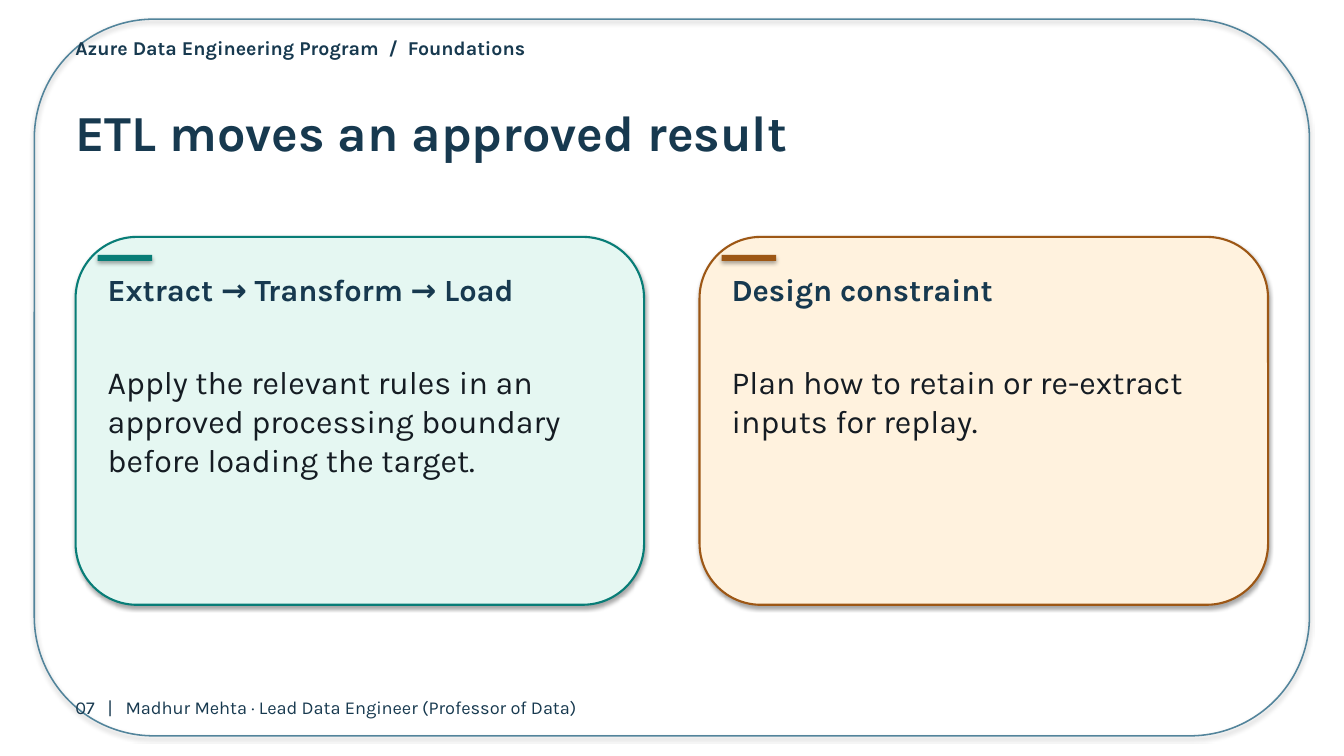
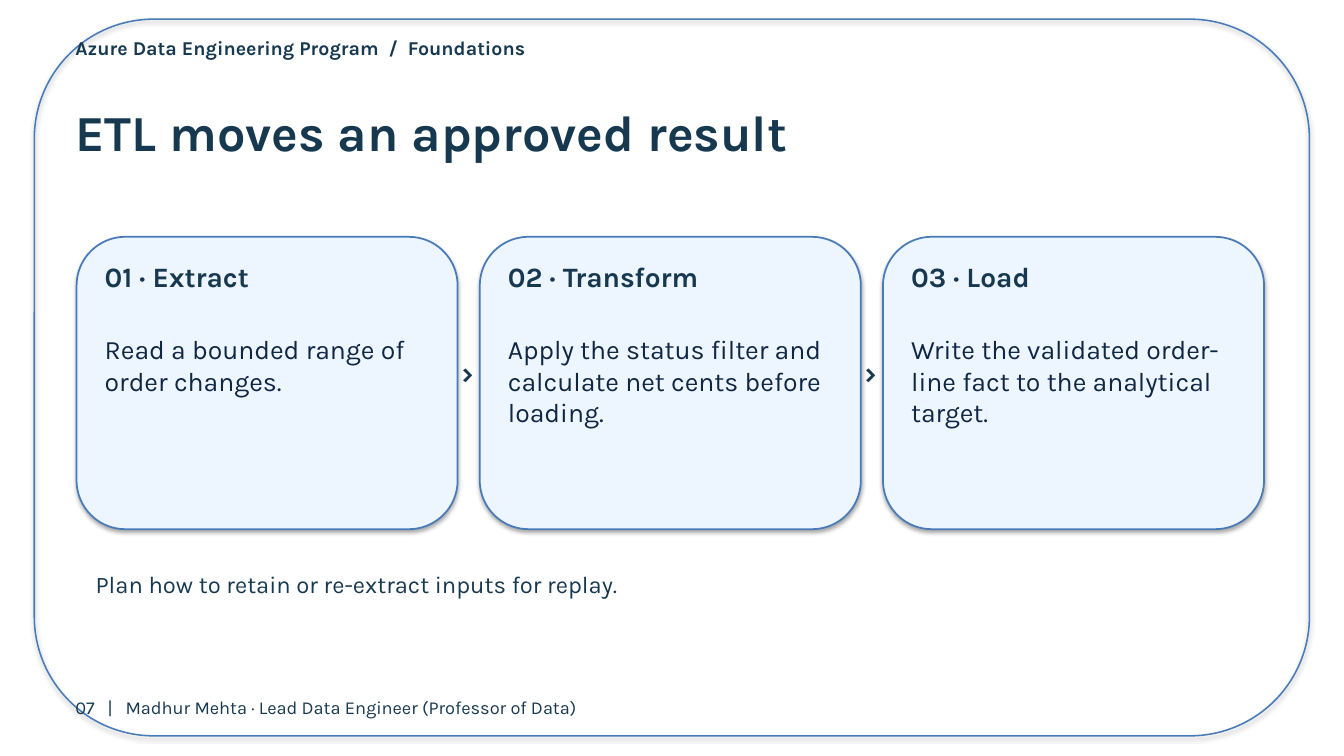
Before and after one commit to Techskills-Aus/azure-data-engineering, a slide deck: slide 7 of 01-data-engineering-foundations/02-oltp-olap-etl-elt/presentation/day02-processing.pptx. Drawn at 1344x756 pixels with LibreOffice and Linux fonts; fonts in the diff are those of the drawing. Boxes give left, top, right and bottom in pixels: in the first picture for what was removed or moved away, otherwise in the second. Text is boxed around its words. In the diff, an @@ line names an element or a change of style, - is before the commit and + after.

```diff
--- a/01-data-engineering-foundations/02-oltp-olap-etl-elt/presentation/day02-processing.pptx
+++ b/01-data-engineering-foundations/02-oltp-olap-etl-elt/presentation/day02-processing.pptx
@@ rounded rectangle at [34,19,1310,736]: outline #52849B 1.1 pt to #497BB8 1.1 pt @@
@@ rounded rectangle removed at [76,237,644,605] @@
@@ rounded rectangle added at [77,237,458,529], fill #EDF5FF, outline #497BB8 1.25 pt @@
@@ rounded rectangle added at [480,237,861,529], fill #EDF5FF, outline #497BB8 1.25 pt @@
@@ rounded rectangle removed at [700,237,1268,605] @@
@@ rounded rectangle added at [883,237,1264,529], fill #EDF5FF, outline #497BB8 1.25 pt @@
@@ rectangle removed at [98,255,152,261] @@
@@ text added at [105,268,249,288], 20 pt, text #17394F, bold @@
+01 · Extract
@@ text added at [508,267,698,288], 20 pt, text #17394F, bold @@
+02 · Transform
@@ rectangle removed at [722,255,776,261] @@
@@ text added at [911,267,1029,288], 20 pt, text #17394F, bold @@
+03 · Load
@@ text removed at [108,279,513,302] @@
-Extract → Transform → Load
@@ text removed at [732,279,993,309] @@
-Design constraint
@@ text added at [105,340,405,398], 19 pt, text #102743 @@
+Read a bounded range of order changes.
@@ text added at [452,348,497,393], 23 pt, text #17394F, bold @@
+›
@@ text added at [508,340,821,429], 19 pt, text #102743 @@
+Apply the status filter and calculate net cents before loading.
@@ text added at [855,348,900,393], 23 pt, text #17394F, bold @@
+›
@@ text added at [911,340,1218,429], 19 pt, text #102743 @@
+Write the validated order-line fact to the analytical target.
@@ text removed at [108,372,560,480] @@
-Apply the relevant rules in an approved processing boundary before loading the target.
@@ text "Plan how to retain or ...": place and size @@
-text "Plan how to retain or ..." at [732,372,1183,441]
+text "Plan how to retain or ..." at [96,576,617,599]
@@ text "Plan how to retain or ..." at [96,576,617,599]: size 23 to 17 pt, text colour #151C23 to #17394F @@
```
Also in this commit, not shown: 17 other slides changed.
